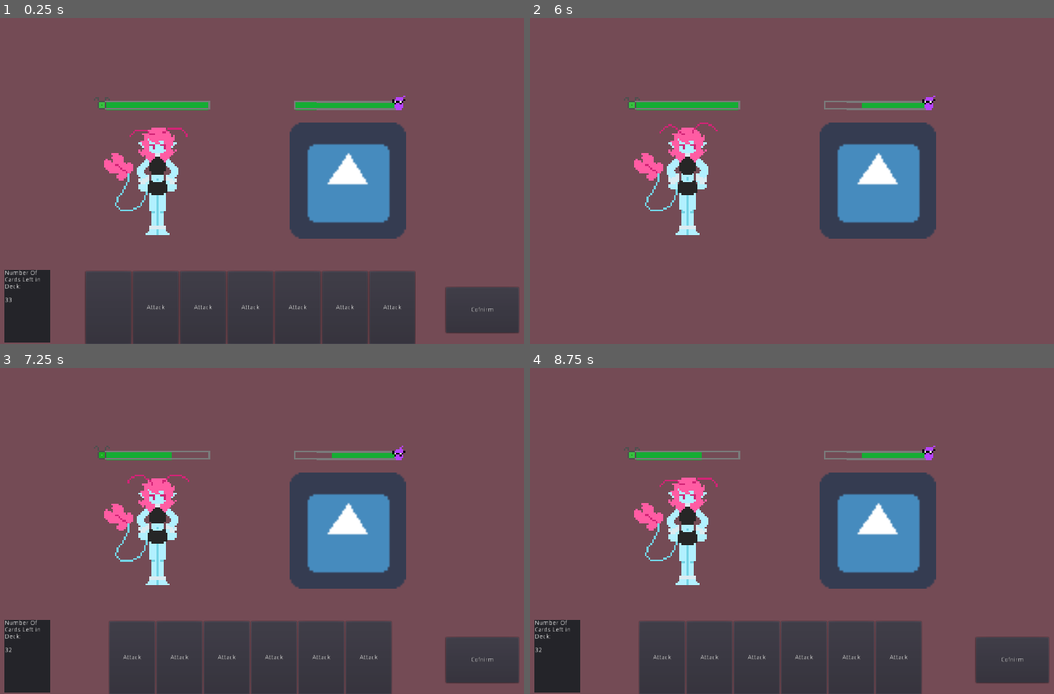
Above: before the commit, frames 1-4 (two rows, left to right).
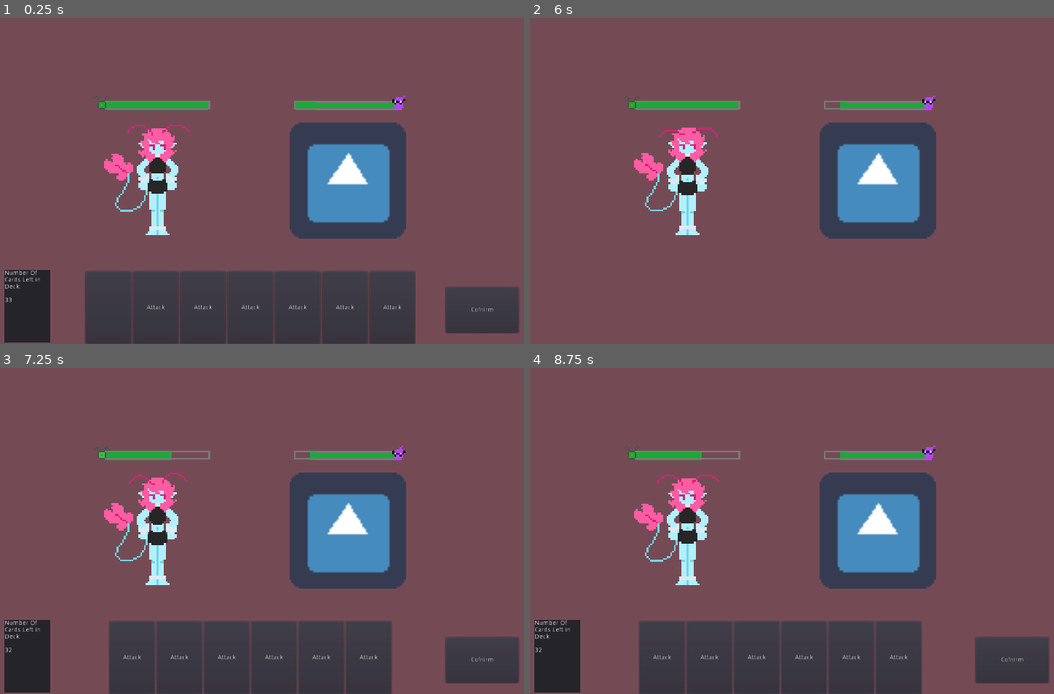
Above: after the commit, the same moments.

Repository: RyqShaw/May-Project
Game: Godot game, scene res://Battle/Battle.tscn
Two runs of this game, one before a commit and one after it. Both use one fixed random seed, a clock stepped at 60 frames per second and the inputs below. This scene is started directly instead of the project's main scene. The engine's default icon, where the game draws it, is replaced by a stand-in: a white triangle on a blue panel in a dark square.
Inputs (mouse positions are in pixels of both pictures, inside the frame that each line leads up to):
- Up to frame 1 (0.25 s): no input
- Up to frame 2 (6 s): click (640, 308) at 0.5 s; click "Attack" at 1.25 s; click "Attack" at 2 s; click "Attack" at 2.75 s; click "Attack" at 3.5 s; click "Attack" at 4.25 s; click "Attack" at 5 s; click "Cofnirm" at 5.75 s
- Up to frame 3 (7.25 s): tap Enter (ui_accept) at 6.5, 6.77 s; hold Right (ui_right) from 6.53 s (still down)
- Up to frame 4 (8.75 s): release Right (ui_right) at 7.25 s; click "Attack" at 7.25 s; click "Attack" at 8 s

The runs differ from the first frame. In frame 1, 0.4% of the frame differs, in the area x 17-37%, y 23-67%; in frame 2, 0.3%; in frame 3, 0.4%; in frame 4, 0.5%, in the area x 17-64%, y 23-67%.

Commit message:
Fixed order in which player dies

Diff:
--- a/Battle/Battle.gd
+++ b/Battle/Battle.gd
@@ -27,8 +27,10 @@
 func _player_turn_started():
 	if hand.get_child_count() != 7: deal_card()
 	update_deck_label()
+	var player = battleUnits.PlayerStats
+	if player.confidence == 0:
+		on_Player_died()
 	$UI.show()
-	var player = battleUnits.PlayerStats
 	player.moves = player.max_moves
 
 func _enemy_turn_started():
@@ -48,7 +50,6 @@
 func on_Player_died():
 #	$Player.queue_free()
 #	yield(get_tree().create_timer(5), "timeout")
-	yield()
 	get_tree().change_scene("res://Levels/BaseLevel.tscn")
 
 func add_hand(card):
--- a/Battle/Battle.tscn
+++ b/Battle/Battle.tscn
@@ -62,7 +62,6 @@
 
 [node name="Player" parent="." instance=ExtResource( 1 )]
 position = Vector2( 426, 360 )
-frame = 2
 
 [node name="Enemy" parent="." instance=ExtResource( 4 )]
 position = Vector2( 854, 360 )
--- a/Battle/Enemy/EnemyBattle.gd
+++ b/Battle/Enemy/EnemyBattle.gd
@@ -4,7 +4,7 @@
 const turnManager = preload("res://Battle/TurnManager.tres")
 const battleUnits = preload("res://Battle/BattleUnits.tres")
 
-export(int) var max_confidence = 3
+export(int) var max_confidence = 7
 var confidence = max_confidence setget set_confidence
 
 export(int) var damage = 1
@@ -31,7 +31,7 @@
 	$confidenceLabel.text = str(confidence) + " confidence"
 	bar = clamp(new_confidence, 0, max_bar)
 	if confidenceBar != null:
-		confidenceBar.rect_size.x = confidence * 18
+		confidenceBar.rect_size.x = confidence * (max_bar/max_confidence)
 	if confidence == max_confidence:
 		confidenceBar.rect_size.x = max_bar
 
--- a/Battle/Player/PlayerBattle.gd
+++ b/Battle/Player/PlayerBattle.gd
@@ -13,6 +13,6 @@
 func set_bar(value):
 	bar = clamp(value, 0, max_bar)
 	if confidence != null:
-		confidence.rect_size.x = player.confidence * 18
+		confidence.rect_size.x = player.confidence * (max_bar/player.max_confidence)
 	if player.confidence == player.max_confidence:
 		confidence.rect_size.x = max_bar
--- a/Battle/Player/PlayerBattle.tscn
+++ b/Battle/Player/PlayerBattle.tscn
@@ -72,6 +72,7 @@
 position = Vector2( -32, -4 )
 frames = SubResource( 7 )
 animation = "aboveHalf"
+frame = 1
 playing = true
 
 [node name="emptybarPart2" type="Sprite" parent="PlayerConfBar"]
--- a/Battle/Player/PlayerStats.gd
+++ b/Battle/Player/PlayerStats.gd
@@ -24,8 +24,6 @@
 func set_confidence(value):
 	confidence = clamp(value, 0, max_confidence)
 	emit_signal("confidence_changed", confidence)
-	if confidence == 0:
-		emit_signal("no_confidence")
 
 func set_moves(value):
 	moves = clamp(value, 0, max_moves)
